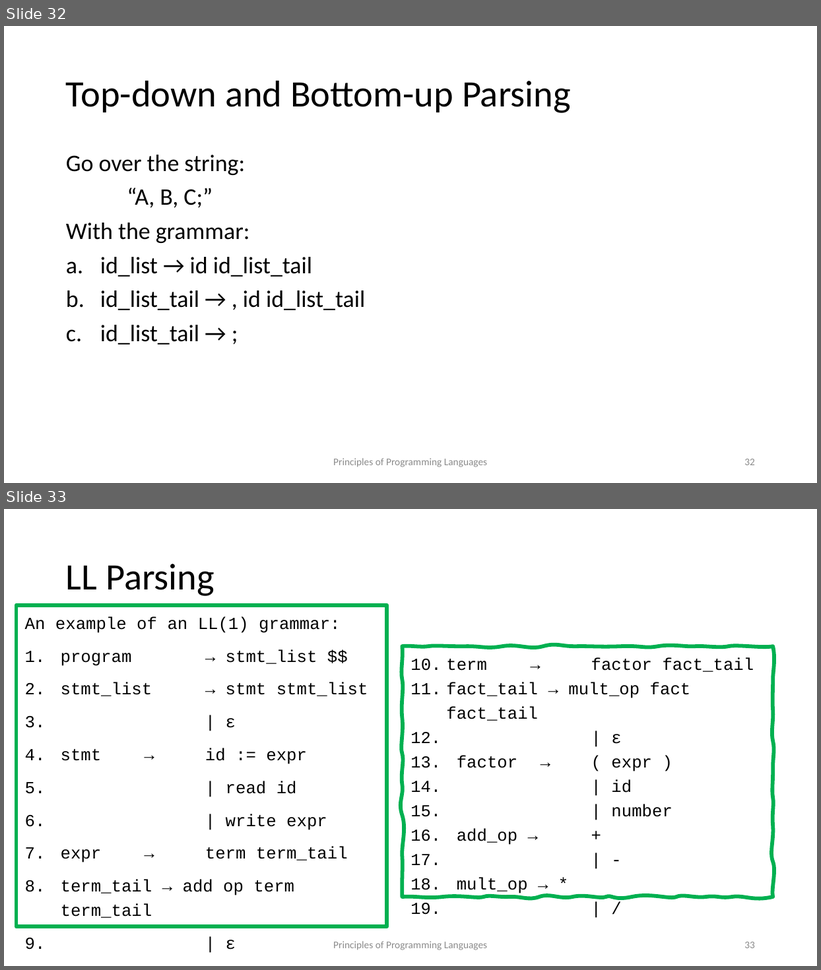
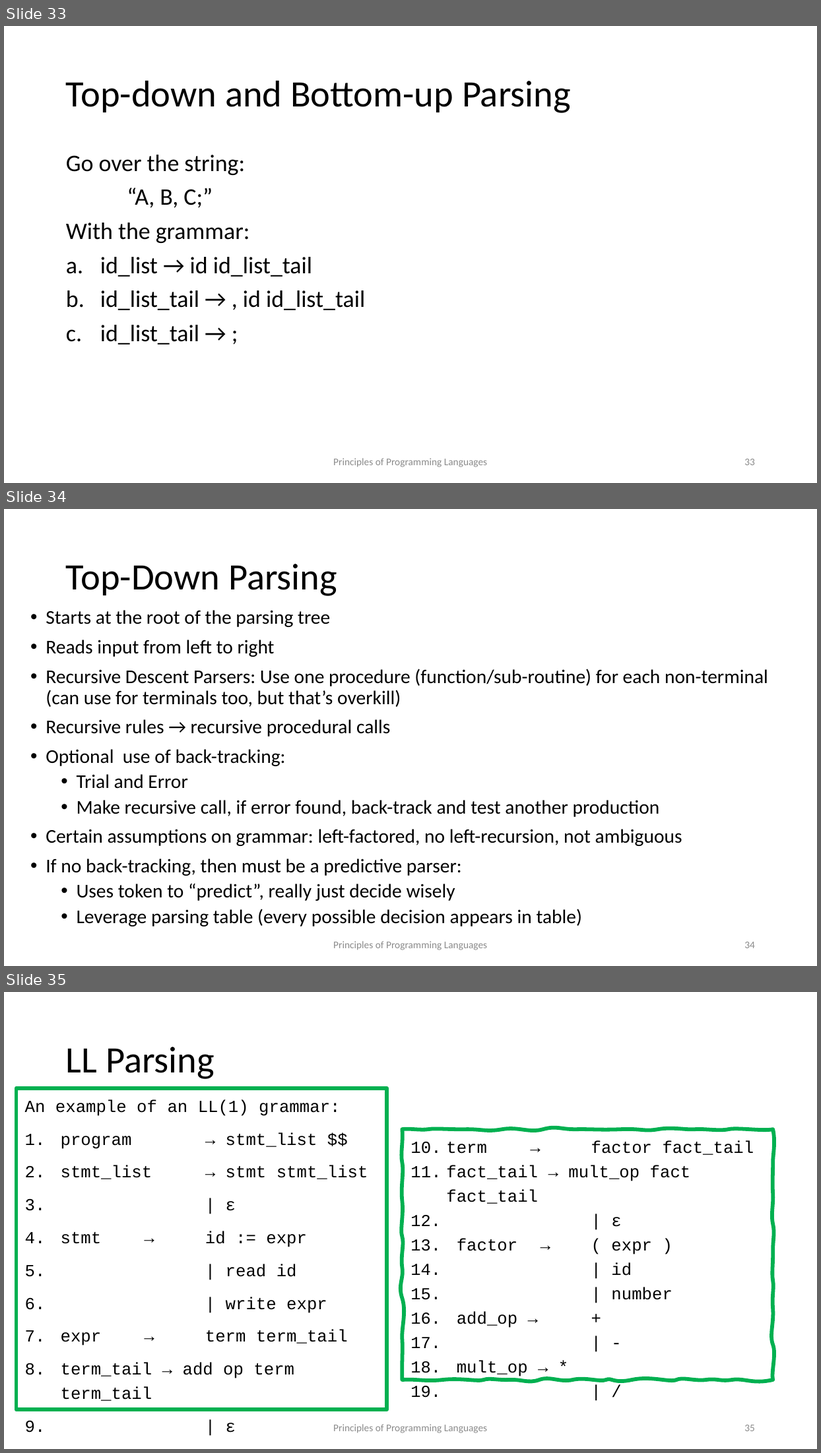
Before and after one commit to kongm/pl-design, a slide deck: C3-SyntacticAnalysis.pptx. Shown one above the other, each under a label of ours: slides 32 and 33 before the commit, slides 33, 34 and 35 after it. The pictures are 821x970 and 821x1453 pixels, drawn with LibreOffice and Linux fonts; fonts in the diff are those of the drawing. Boxes give left, top, right and bottom in pixels: in the first picture for what was removed or moved away, otherwise in the second. Text is boxed around its words. In the diff, an @@ line names an element or a change of style, - is before the commit and + after.

```diff
--- a/C3-SyntacticAnalysis.pptx
+++ b/C3-SyntacticAnalysis.pptx
@@ slide 34 added at (4,509,817,966), background #FFFFFF @@
@@ title added at (66,564,337,596), 44 pt, text #000000 @@
+Top-Down Parsing
@@ text added at (46,610,768,927), 23 pt, text #000000 @@
+• Starts at the root of the parsing tree
+• Reads input from left to right
+• Recursive Descent Parsers: Use one procedure (function/sub-routine) for each non-terminal (can use for terminals too, but that’s overkill)
+• Recursive rules → recursive procedural calls
+• Optional use of back-tracking:
+  • Trial and Error
+  • Make recursive call, if error found, back-track and test another production
+• Certain assumptions on grammar: left-factored, no left-recursion, not ambiguous
+• If no back-tracking, then must be a predictive parser:
+  • Uses token to “predict”, really just decide wisely
+  • Leverage parsing table (every possible decision appears in table)
@@ text added at (333,941,487,951), 12 pt, text #8C8C8C @@
+Principles of Programming Languages
@@ page number added at (745,942,755,949), 12 pt, text #8C8C8C @@
+34
@@ what was slide 32 is now slide 33 @@
@@ page number at (745,459,755,466): text changed @@
-32
+33
@@ what was slide 33 is now slide 35 @@
@@ page number at (745,1425,755,1432): text changed @@
-33
+35
```
Also in this commit, not shown: 4 slides changed, 1 other slide added, 1 other file.
